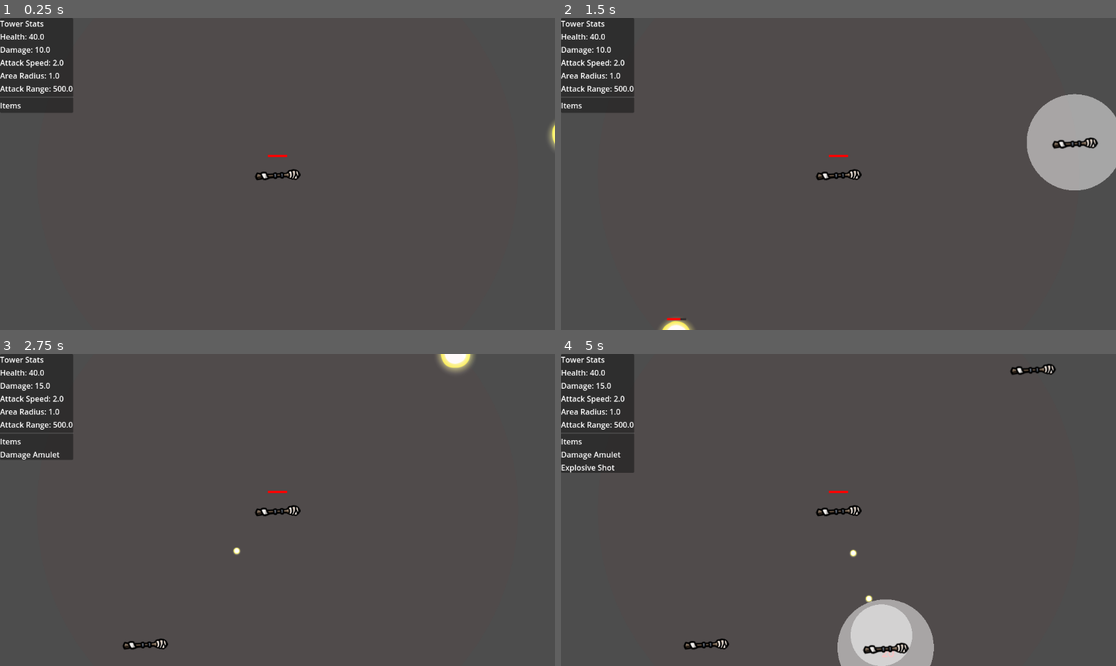
Above: before the commit, frames 1-4 (two rows, left to right).
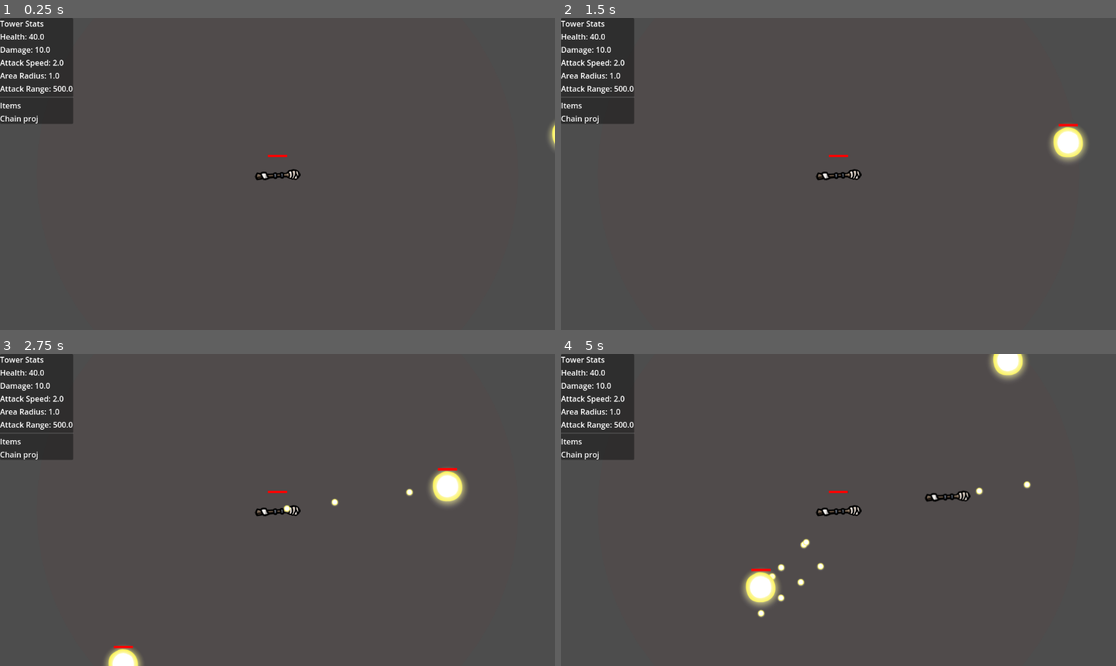
Above: after the commit, the same moments.

Repository: NathanAY/Broriskoftarainto
Game: Godot game, scene res://Scenes/Main.tscn
Two runs of this game, one before a commit and one after it. Both use one fixed random seed, a clock stepped at 60 frames per second and the inputs below.
Inputs (mouse positions are in pixels of both pictures, inside the frame that each line leads up to):
- Up to frame 1 (0.25 s): no input
- Up to frame 2 (1.5 s): move the mouse to (960, 158) at 0.52 s; click (960, 158) at 0.67 s; move the mouse to (727, 189) at 1.27 s; click (727, 189) at 1.42 s
- Up to frame 3 (2.75 s): move the mouse to (516, 478) at 2.02 s; click (516, 478) at 2.17 s
- Up to frame 4 (5 s): move the mouse to (810, 572) at 2.77 s; click (810, 572) at 2.92 s; move the mouse to (993, 372) at 3.52 s; click (993, 372) at 3.67 s; move the mouse to (672, 463) at 4.27 s; click (672, 463) at 4.42 s

The runs differ from the first frame. In frame 1, 0.4% of the frame differs, in the area x 0-14%, y 30-34%; in frame 2, 4.7%; in frame 3, 1.7%; in frame 4, 5.6%, in the area x 0-90%, y 0-100%.

Commit message:
Fix friendly fire

Diff:
--- a/Scenes/Main.tscn
+++ b/Scenes/Main.tscn
@@ -17,11 +17,11 @@
 
 [node name="GlobalEventManager" parent="." instance=ExtResource("5_pbw6q")]
 
-[node name="Spawner" type="Node2D" parent="."]
+[node name="Spawner" type="Node" parent="."]
 script = ExtResource("3_kln2b")
 
 [node name="SpawnTimer" type="Timer" parent="Spawner"]
-wait_time = 0.1
+wait_time = 2.0
 
 [node name="Node" type="Node" parent="Spawner"]
 script = ExtResource("4_rgh2o")
--- a/Scenes/Projectile.tscn
+++ b/Scenes/Projectile.tscn
@@ -15,5 +15,3 @@
 [node name="CollisionShape2D" type="CollisionShape2D" parent="."]
 scale = Vector2(2.465, 2.465)
 shape = SubResource("CircleShape2D_y0kec")
-
-[connection signal="area_entered" from="." to="." method="_on_area_entered"]
--- a/Scenes/Tower.tscn
+++ b/Scenes/Tower.tscn
@@ -10,21 +10,19 @@
 [ext_resource type="PackedScene" uid="uid://dst2hov333sk2" path="res://Systems/Stats.tscn" id="8_7ibl6"]
 [ext_resource type="PackedScene" uid="uid://dorbxm8iyx8ni" path="res://Systems/Health.tscn" id="8_kmdyl"]
 
-[sub_resource type="CircleShape2D" id="CircleShape2D_ry8d0"]
+[sub_resource type="CircleShape2D" id="CircleShape2D_7ibl6"]
 
-[node name="Tower" type="Node2D"]
+[node name="Tower" type="CharacterBody2D"]
 script = ExtResource("1_4yjk7")
+
+[node name="CollisionShape2D" type="CollisionShape2D" parent="."]
+scale = Vector2(5, 5)
+shape = SubResource("CircleShape2D_7ibl6")
 
 [node name="Node2D" type="Node2D" parent="."]
 
 [node name="Sprite2D" type="Sprite2D" parent="Node2D"]
 texture = ExtResource("1_ry8d0")
-
-[node name="Area2D" type="Area2D" parent="."]
-scale = Vector2(5, 5)
-
-[node name="CollisionShape2D" type="CollisionShape2D" parent="Area2D"]
-shape = SubResource("CircleShape2D_ry8d0")
 
 [node name="EventManager" parent="." instance=ExtResource("5_il7y0")]
 
@@ -32,6 +30,7 @@
 event_manager = NodePath("../EventManager")
 
 [node name="Health" parent="." node_paths=PackedStringArray("event_manager") instance=ExtResource("8_kmdyl")]
+max_health = 5000.0
 event_manager = NodePath("../EventManager")
 
 [node name="ItemHolder" parent="." instance=ExtResource("7_kmdyl")]
@@ -52,5 +51,3 @@
 grow_horizontal = 2
 grow_vertical = 2
 event_manager = NodePath("../EventManager")
-
-[connection signal="area_entered" from="Area2D" to="." method="_on_area_2d_area_entered"]
--- a/Scripts/Enemy.gd
+++ b/Scripts/Enemy.gd
@@ -11,6 +11,7 @@
 
 func _ready():
     add_to_group("enemies")  # Add enemy to a group
+    add_to_group("damageable")
     event_manager.subscribe("on_death", Callable(self, "on_death"))
     $WeaponHolder.add_weapon(load("res://Resources/weapons/Pistol.tres"))
 
--- a/Scripts/Spawner.gd
+++ b/Scripts/Spawner.gd
@@ -1,6 +1,6 @@
-extends Node2D
+extends Node
 
-@export var spawn_interval = 1.0
+@export var spawn_interval = 2.0
 var enemy_scene = preload("res://Scenes/Enemy.tscn")
 var screen_size
 var spawn_timer
@@ -8,7 +8,6 @@
 
 func _ready():
     screen_size = get_viewport().get_visible_rect().size
-
     # Create and configure the timer
     spawn_timer = Timer.new()
     add_child(spawn_timer)
@@ -26,11 +25,9 @@
 
 func spawn_enemy():
     var enemy = enemy_scene.instantiate()
-
     # Randomly select a side to spawn from
     var side = randi() % 4  # 0: top, 1: right, 2: bottom, 3: left
     var spawn_position = Vector2()
-
     match side:
         0:  # Top
             spawn_position = Vector2(randf_range(50, screen_size.x - 50), -50)
--- a/Scripts/projectile.gd
+++ b/Scripts/projectile.gd
@@ -7,6 +7,9 @@
 
 var event_manager = null
 
+# New: groups to ignore (friendly fire)
+var ignore_groups: Array = []
+
 func _ready():
     #emit_signal("projectile_created", self)
     connect("body_entered", Callable(self, "_on_area_entered"))
@@ -15,20 +18,26 @@
     await get_tree().create_timer(2.0).timeout
     queue_free()
 
+func attachEventManager(em: Node):
+    event_manager = em
+
+func set_ignore_groups(groups: Array):
+    ignore_groups = groups
+
 func _physics_process(delta):
     if direction != Vector2.ZERO:
         global_position += direction * speed * delta
 
 func set_direction(target_direction: Vector2):
     direction = target_direction.normalized()
-
-func set_event_manager(em: Node):
-    event_manager = em
+    if not event_manager:
+        print("Projectile.gd: no event_manage")
 
 func _on_area_entered(body):
-    print("Projectile hit!" + body.name)
-    if not body.is_in_group("enemies"):
-        return
+    #print("Projectile hit!" + body.name)
+    for group in ignore_groups:
+        if body.is_in_group(group):
+            return
     var ignore_enemy: Node = null
     if has_meta("ignore_enemy"):
         var path: NodePath = get_meta("ignore_enemy")
@@ -36,8 +45,8 @@
     if body == ignore_enemy:
         print("Projectile ignoring enemy:", body.name)
         return
-    var test:CharacterBody2D = body
-    event_manager.emit_event("projectile_hit", [self, body])
+    if event_manager:
+        event_manager.emit_event("projectile_hit", [self, body])
     # Here you would typically damage the enemy
     #print("Projectile hit enemy!")
     if body.has_node("Health"):
--- a/Scripts/tower.gd
+++ b/Scripts/tower.gd
@@ -16,6 +16,8 @@
 var modifiers: Array = []
 
 func _ready():
+    add_to_group("tower")
+    add_to_group("damageable")
     for c in get_children():
         if c.has_method("attachEventManager"):
             c.attachEventManager(event_manager)  # attach SpreadModifier to this tower
@@ -24,6 +26,7 @@
     $WeaponHolder.add_weapon(load("res://Resources/weapons/Pistol.tres"))
     #$ItemHolder.add_item(load("res://Resources/items/AttackSpeedItem.tres"))
     #$ItemHolder.add_item(load("res://Resources/items/SpreadShot.tres"))
+    $ItemHolder.add_item(load("res://Resources/items/ChainProjectile.tres"))
     #$ItemHolder.add_item(load("res://Resources/items/PlusDamageItem.tres"))
     #$ItemHolder.add_item(load("res://Resources/items/AttackSpeedItem.tres"))
 
--- a/Systems/Items/Modifiers/ChainModifier.gd
+++ b/Systems/Items/Modifiers/ChainModifier.gd
@@ -33,22 +33,21 @@
         return
     #TODO fix a Invalid access to property or key 'global_position' on a base object of type 'Vector2'.
     #if next_target != body:
-    call_deferred("_spawn_chain_projectile", projectile.global_position, target_pos, body, projectile.damage)
+    call_deferred("_spawn_chain_projectile", projectile, target_pos, body)
 
 
-func _spawn_chain_projectile(from: Vector2, to: Vector2, ignore_enemy: Node, damage: float) -> void:
+func _spawn_chain_projectile(source: Node, to: Vector2, ignore_enemy: Node) -> void:
     #print("ChainModifier: _spawn_chain_projectile ")
     var new_projectile = projectile_scene.instantiate()
-    new_projectile.damage = damage
-    new_projectile.set_event_manager(event_manager)
-    new_projectile.global_position = from
-
+    new_projectile.damage = source.damage
+    new_projectile.speed = source.speed
+    new_projectile.ignore_groups = source.ignore_groups.duplicate()
+    new_projectile.attachEventManager(event_manager)
+    new_projectile.global_position = source.global_position
     if new_projectile.has_method("set_direction"):
-        var dir = (to - from).normalized()
+        var dir = (to - source.global_position).normalized()
         new_projectile.set_direction(dir)
 
     new_projectile.set_meta("ignore_enemy", ignore_enemy.get_path())
     new_projectile.set_meta("spawned_by_chain", true)
-
     get_tree().current_scene.add_child(new_projectile)
-    #print("ChainModifier: spawned chained projectile ", new_projectile)
--- a/Systems/Items/Modifiers/SpreadModifier.gd
+++ b/Systems/Items/Modifiers/SpreadModifier.gd
@@ -46,14 +46,19 @@
         var angle = 10;
         var left_angle = base_direction.rotated(deg_to_rad(-angle * (i + 1)))
         var right_angle = base_direction.rotated(deg_to_rad(angle * (i + 1)))
-        _spawn_extra(projectile.global_position, left_angle, damage)
-        _spawn_extra(projectile.global_position, right_angle, damage)
+        # Pass the source projectile so we can copy values
+        _spawn_extra(projectile, left_angle, damage)
+        _spawn_extra(projectile, right_angle, damage)
 
-func _spawn_extra(from: Vector2, direction: Vector2, damage: float):
+func _spawn_extra(source: Node, direction: Vector2, damage: float):
     var p = projectile_scene.instantiate()
+
+    # Copy key values
     p.damage = damage
-    p.set_event_manager(event_manager)
-    p.global_position = from
+    p.speed = source.speed
+    p.ignore_groups = source.ignore_groups.duplicate()
+    p.attachEventManager(event_manager)
+    p.global_position = source.global_position
     if p.has_method("set_direction"):
         p.set_direction(direction)
     get_tree().current_scene.add_child(p)
--- a/Systems/weapon/Weapon.gd
+++ b/Systems/weapon/Weapon.gd
@@ -38,7 +38,7 @@
         push_warning("Weapon %s has no valid holder (maybe freed)" % name)
         return
 
-    print("Weapon", name, "shooting from", holder.name, "at", target.name)
+    #print("Weapon ", name, " shooting from", holder.name, "at", target.name)
 
     if projectile_scene == null:
         push_warning("Weapon %s has no projectile_scene" % name)
@@ -52,13 +52,15 @@
     projectile.global_position = holder.global_position
 
     var direction = (target.global_position - holder.global_position).normalized()
+    if projectile.has_method("attachEventManager") and event_manager:
+        projectile.attachEventManager(event_manager)
+    else:
+        print("Weapon.gd: Not event manager")
     if projectile.has_method("set_direction"):
         projectile.set_direction(direction)
-
+    if projectile.has_method("set_ignore_groups"):
+        projectile.set_ignore_groups(holder.get_groups().filter(func(g): return g != "damageable"))
     projectile.damage = stats.get_stat("damage") + base_damage
-
-    if projectile.has_method("set_event_manager") and event_manager:
-        projectile.set_event_manager(event_manager)
 
     holder.get_tree().current_scene.add_child(projectile)
 
--- a/Systems/weapon/weapon_holder.gd
+++ b/Systems/weapon/weapon_holder.gd
@@ -117,11 +117,24 @@
             t.wait_time = _compute_weapon_wait_time(weapon_inst)
 
 func _find_target(range: float) -> Node:
-    var closest_enemy: Node = null
+    var closest_target: Node = null
     var closest_dist = INF
-    for enemy in get_tree().get_nodes_in_group("enemies"):
-        var dist = hold_owner.global_position.distance_to(enemy.global_position)
+    # Get all nodes in the scene
+    for node in get_tree().get_nodes_in_group("damageable"): # or iterate all nodes if you want
+        # Skip self
+        if node == hold_owner:
+            continue
+        # Skip if node is in any of the hold_owner's groups
+        var skip = false
+        for g in hold_owner.get_groups().filter(func(group): return  group != "damageable"):
+            if node.is_in_group(g):
+                skip = true
+                break
+        if skip:
+            continue
+        # Check distance
+        var dist = hold_owner.global_position.distance_to(node.global_position)
         if dist <= range and dist < closest_dist:
             closest_dist = dist
-            closest_enemy = enemy
-    return closest_enemy
+            closest_target = node
+    return closest_target
